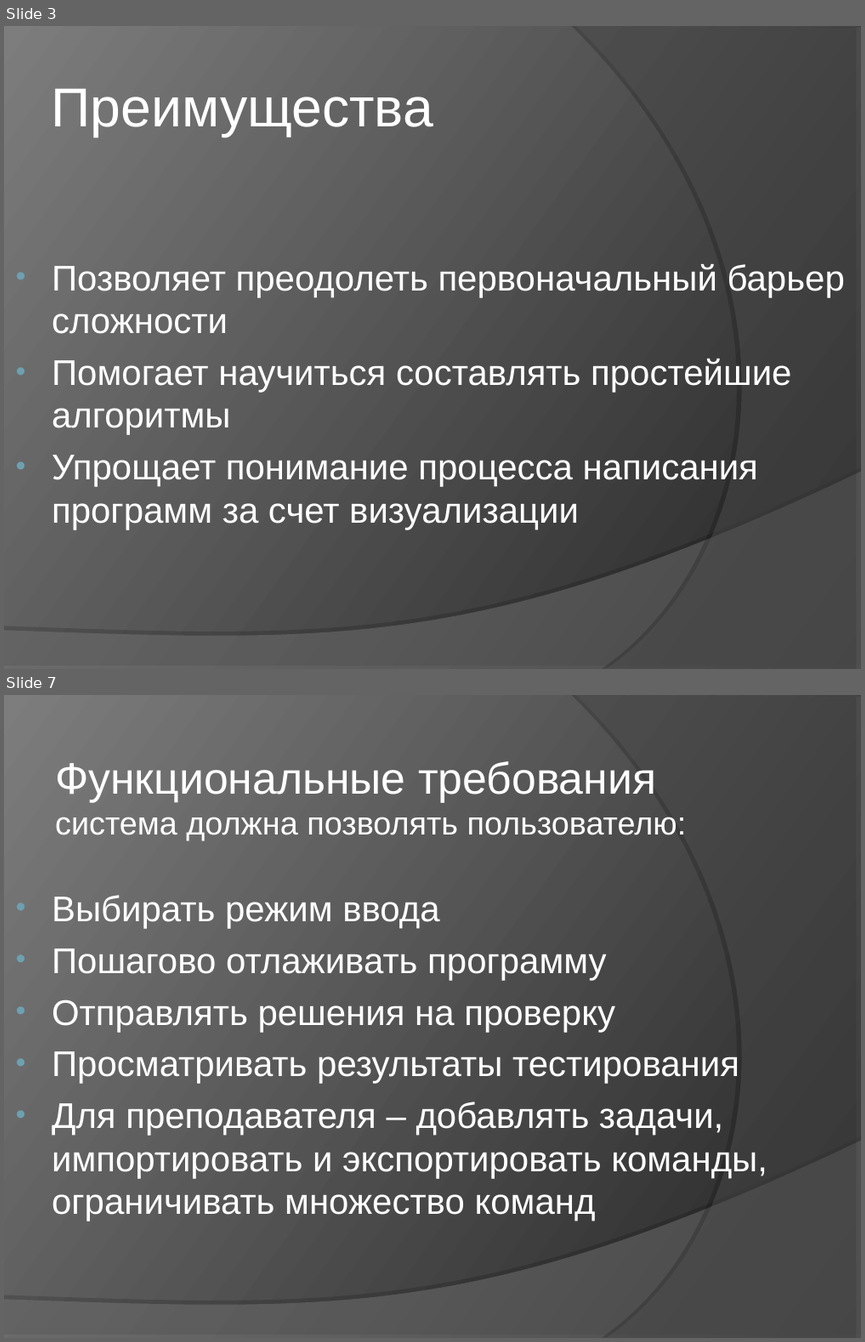
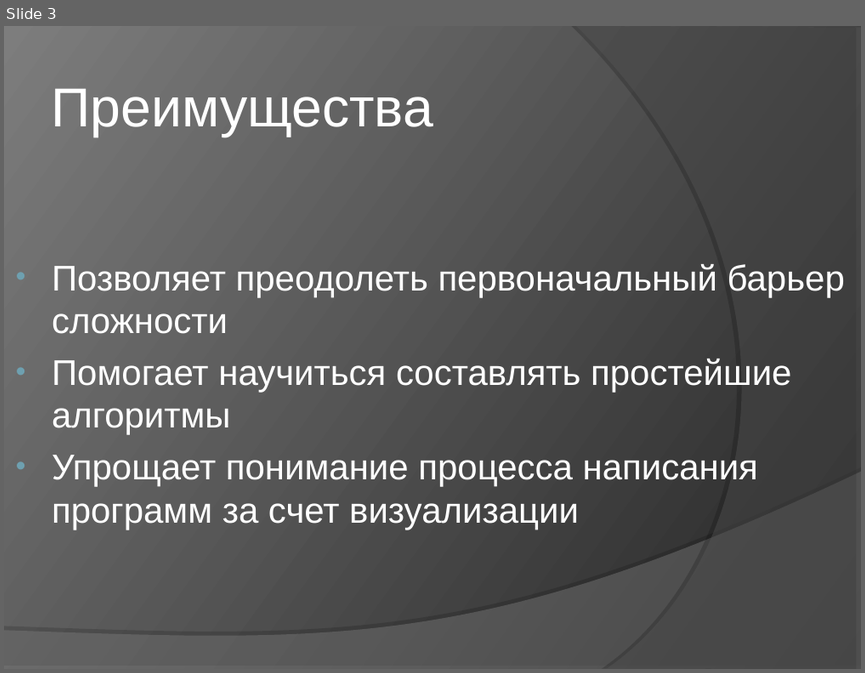
Before and after one commit to klenin/cats-junior, a slide deck: C8503A_Vasilyeva_presentation.ppt. Shown one above the other, each under a label of ours: slides 3 and 7 before the commit, slide 3 after it; the slides between them are not shown. The pictures are 865x1342 and 865x673 pixels, drawn with LibreOffice and Linux fonts; fonts in the diff are those of the drawing. Boxes give left, top, right and bottom in pixels: in the first picture for what was removed or moved away, otherwise in the second. Text is boxed around its words. In the diff, an @@ line names an element or a change of style, - is before the commit and + after.

```diff
--- a/C8503A_Vasilyeva_presentation.ppt
+++ b/C8503A_Vasilyeva_presentation.ppt
@@ slide 7 removed at [4, 695, 861, 1338], background gradient #242424 to #7D7D7D; not listed: 2 template elements that a slide beside it also shows @@
@@ title removed at [55, 761, 687, 840] @@
-Функциональные требования
-система должна позволять пользователю:
@@ text removed at [52, 895, 767, 1221] @@
-• Выбирать режим ввода
-• Пошагово отлаживать программу
-• Отправлять решения на проверку
-• Просматривать результаты тестирования
-• Для преподавателя – добавлять задачи, импортировать и экспортировать команды, ограничивать множество команд
```
Also in this commit, not shown: 3 slides changed, 15 slides added, 1 other slide removed, 2 other files.
